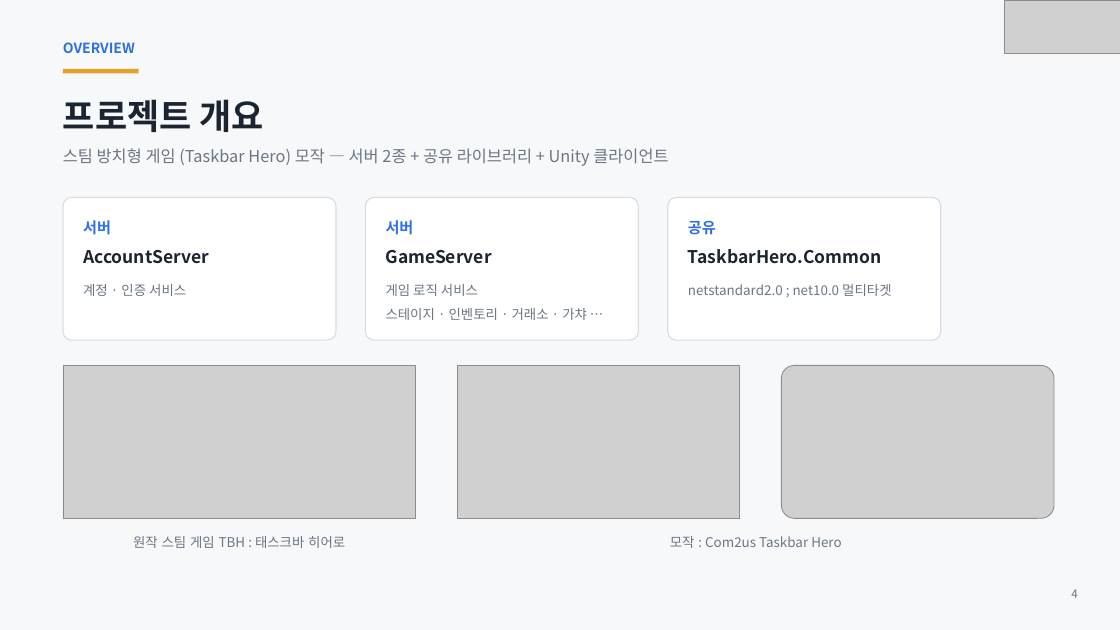
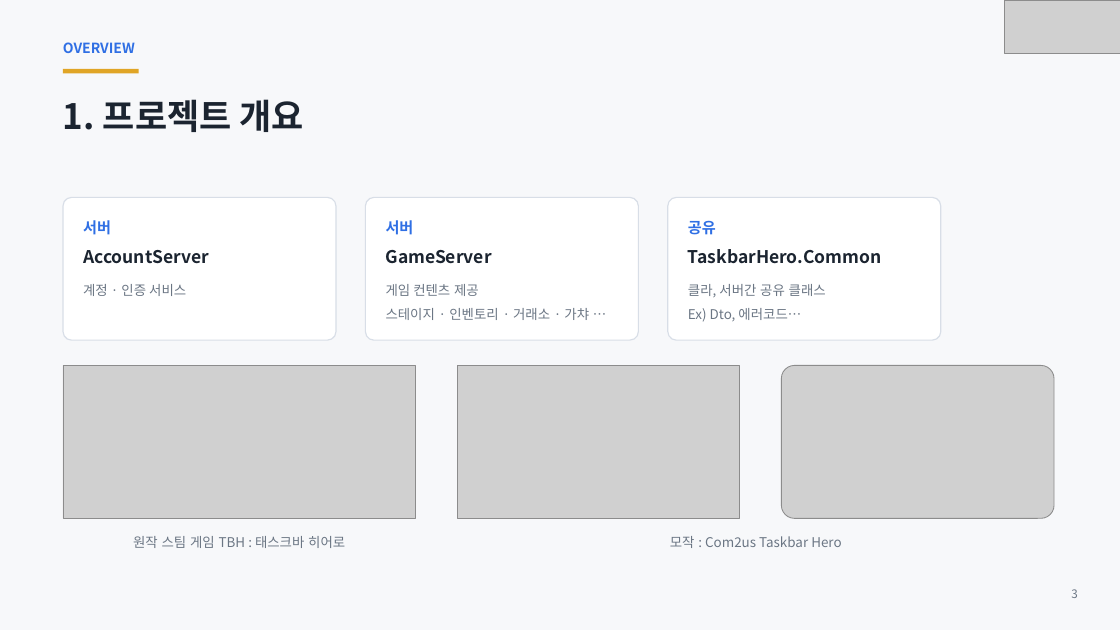
Before and after one commit to ks-wook/com2us-taskbar-hero, a slide deck: slide 3 of docs/com2us-taskbar-hero-발표자료.pptx (slide 4 before the commit). Drawn at 1120x630 pixels with LibreOffice and Linux fonts; fonts in the diff are those of the drawing; grey boxes stand for pictures. Boxes give left, top, right and bottom in pixels: in the first picture for what was removed or moved away, otherwise in the second. Text is boxed around its words. In the diff, an @@ line names an element or a change of style, - is before the commit and + after.

```diff
--- a/docs/com2us-taskbar-hero-발표자료.pptx
+++ b/docs/com2us-taskbar-hero-발표자료.pptx
@@ text at [63, 99, 304, 132]: text changed @@
-프로젝트 개요
+1. 프로젝트 개요
@@ text removed at [63, 148, 668, 166] @@
-스팀 방치형 게임 (Taskbar Hero) 모작 — 서버 2종 + 공유 라이브러리 + Unity 클라이언트
@@ text at [386, 284, 479, 296]: text changed @@
-게임 로직 서비스
+게임 컨텐츠 제공
@@ text at [688, 284, 826, 322]: text changed @@
-netstandard2.0 ; net10.0 멀티타겟
+클라, 서버간 공유 클래스
+Ex) Dto, 에러코드…
@@ text at [1071, 589, 1077, 598]: text changed @@
-4
+3
```
Also in this commit, not shown: 21 other slides changed, 6 slides added, 6 slides removed.
